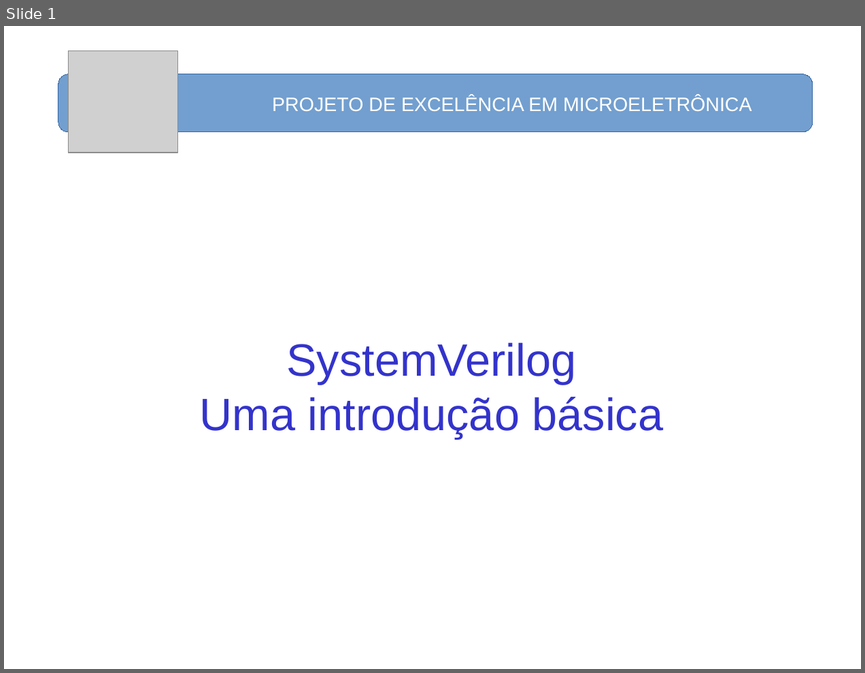
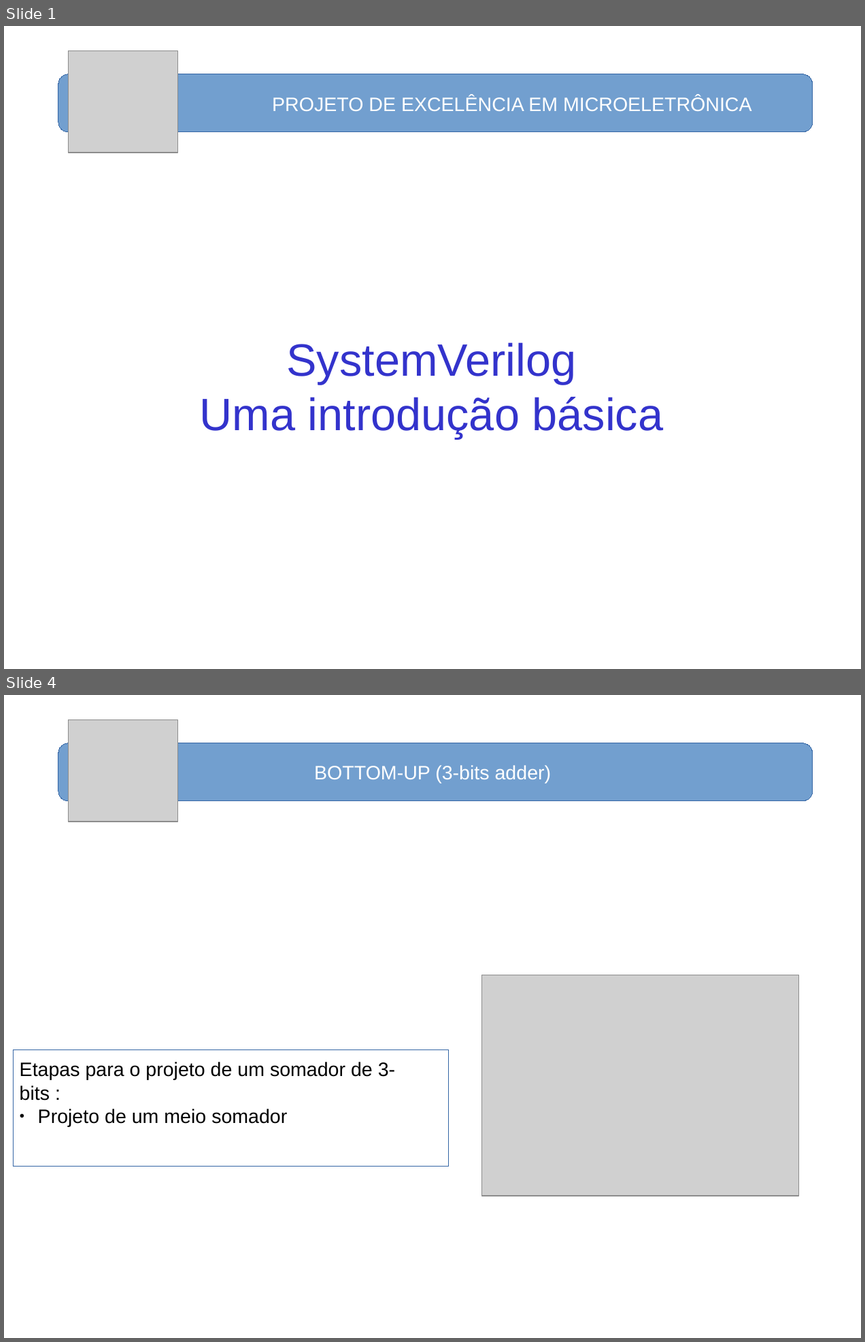
Before and after one commit to nelsoncsc/basicSV, a slide deck: docs/basicSV.odp. Shown one above the other, each under a label of ours: slide 1 before the commit, slides 1 and 4 after it; the slides between them are not shown. The pictures are 865x673 and 865x1342 pixels, drawn with LibreOffice and Linux fonts; fonts in the diff are those of the drawing; grey boxes stand for pictures. Boxes give left, top, right and bottom in pixels: in the first picture for what was removed or moved away, otherwise in the second. Text is boxed around its words. In the diff, an @@ line names an element or a change of style, - is before the commit and + after.

```diff
--- a/docs/basicSV.odp
+++ b/docs/basicSV.odp
@@ slide 4 added at (4,695,861,1338), background #FFFFFF @@
@@ picture added at (68,720,177,821) @@
@@ rounded rectangle added at (58,743,813,800), fill #729FCF, outline #3465A4 0 pt, 18 pt, text #FFFFFF @@
+BOTTOM-UP (3-bits adder)
@@ rounded rectangle added at (51,906,813,1202), outline #FFFFFF 0 pt @@
@@ picture added at (481,975,799,1195) @@
@@ rectangle added at (14,1051,449,1167), fill #FFFFFF, outline #3465A4 0 pt @@
@@ text added at (20,1062,395,1127), 18 pt, text #000000 @@
+Etapas para o projeto de um somador de 3-bits :
+● Projeto de um meio somador
```
Also in this commit, not shown: 1 slide changed, 20 other slides added.
